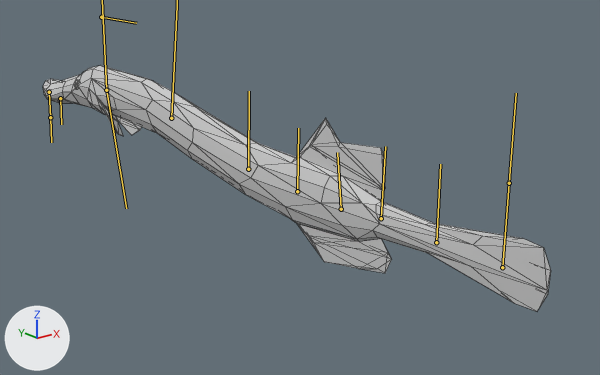
The FBX model Assets/Model/Enemy/TrumpetFishLow.fbx as it was, and as the next commit left it.
Camera for both pictures: a 50 mm camera at (-20.2, -39.3, 8.6) aimed at (3.1, -10.3, -3.0). Arrows for +X, +Y and +Z are at lower left; the lights stay in place. The bones that bend it are drawn over the model as lines. Mesh edges are drawn as thin lines.
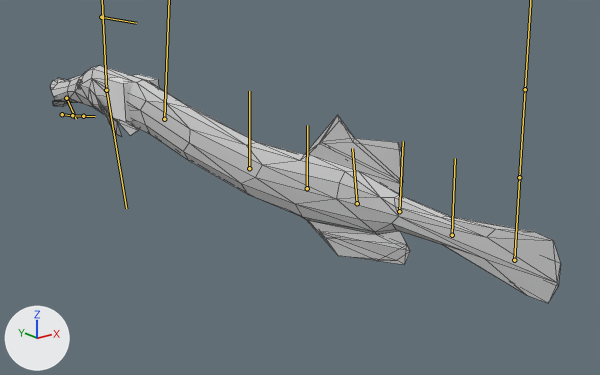
The newer file adds an action. The first version stands in its rest pose; the second is drawn at frame 39 of the action 'Armature|Armature|Armature|Armature|Take 001|Layer0.002|Armature|Armatur'.

The change, as a diff of the scene's bpy script:
```diff
--- a/Assets/Model/Enemy/TrumpetFishLow.fbx.py
+++ b/Assets/Model/Enemy/TrumpetFishLow.fbx.py
@@ bone_bone02 @@
 bone_bone02 = bpy.data.objects['Armature'].pose.bones['Bone02']  # child of 'Bone01'
-bone_bone02.rotation_quaternion = (1.0, 0.0, 0.0, 0.0)  # degrees (0, 0, 0)
+bone_bone02.rotation_quaternion = (1.0, 0.0, 0.03, 0.0)  # degrees (0, 3, 0)
@@ bone_bone03 @@
 bone_bone03 = bpy.data.objects['Armature'].pose.bones['Bone03']  # child of 'Bone02'
-bone_bone03.rotation_quaternion = (1.0, 0.0, 0.0, 0.0)  # degrees (0, 0, 0)
+bone_bone03.rotation_quaternion = (0.888, 0.001, -0.003, 0.459)  # degrees (0, 0, 55)
@@ bone_bone04 @@
 bone_bone04 = bpy.data.objects['Armature'].pose.bones['Bone04']  # child of 'Bone03'
-bone_bone04.rotation_quaternion = (1.0, 0.0, 0.0, 0.0)  # degrees (0, 0, 0)
+bone_bone04.rotation_quaternion = (0.907, -0.027, 0.007, 0.421)  # degrees (-2, 2, 50)
@@ bone_bone05 @@
 bone_bone05 = bpy.data.objects['Armature'].pose.bones['Bone05']  # child of 'Bone01'
-bone_bone05.rotation_quaternion = (1.0, 0.0, 0.0, 0.0)  # degrees (0, 0, 0)
+bone_bone05.rotation_quaternion = (1.0, 0.0, -0.027, 0.0)  # degrees (0, -3, 0)
@@ bone_bone06 @@
 bone_bone06 = bpy.data.objects['Armature'].pose.bones['Bone06']  # child of 'Bone05'
-bone_bone06.rotation_quaternion = (1.0, 0.0, 0.0, 0.0)  # degrees (0, 0, 0)
+bone_bone06.rotation_quaternion = (0.998, 0.0, 0.062, 0.0)  # degrees (0, 7, 0)
@@ bone_bone07 @@
 bone_bone07 = bpy.data.objects['Armature'].pose.bones['Bone07']  # child of 'Bone06'
-bone_bone07.rotation_quaternion = (1.0, 0.0, 0.0, 0.0)  # degrees (0, 0, 0)
+bone_bone07.rotation_quaternion = (0.999, 0.0, 0.035, -0.001)  # degrees (0, 4, 0)
@@ bone_bone09 @@
 bone_bone09 = bpy.data.objects['Armature'].pose.bones['Bone09']  # child of 'Bone08'
-bone_bone09.rotation_quaternion = (1.0, 0.0, 0.0, 0.0)  # degrees (0, 0, 0)
+bone_bone09.rotation_quaternion = (0.999, 0.0, -0.037, 0.001)  # degrees (0, -4, 0)
@@ bone_bone10 @@
 bone_bone10 = bpy.data.objects['Armature'].pose.bones['Bone10']  # child of 'Bone09'
-bone_bone10.rotation_quaternion = (1.0, 0.0, 0.0, 0.0)  # degrees (0, 0, 0)
+bone_bone10.rotation_quaternion = (0.998, 0.0, -0.06, 0.002)  # degrees (0, -7, 0)
```

Pixel boxes [x1, y1, x2, y2] of what changed, in the pictures (600 x 375 px):
'Cylinder01', posed
    before: [43, 65, 551, 311]
    after: [50, 65, 561, 303]
'Cube', now drawn
    after: [106, 75, 159, 122]
bone 'Bone03', root to tip
    before: (60, 98) to (61, 124)
    after: (66, 98) to (76, 119)
bone 'Bone04', root to tip
    before: (49, 92) to (50, 117)
    after: (62, 114) to (72, 115)
bone 'Bone07', root to tip
    before: (248, 169) to (249, 91)
    after: (249, 168) to (249, 91)
bone 'Bone09', root to tip
    before: (341, 209) to (337, 152)
    after: (357, 203) to (352, 148)
bone 'Bone10', root to tip
    before: (381, 218) to (385, 146)
    after: (399, 211) to (403, 141)
